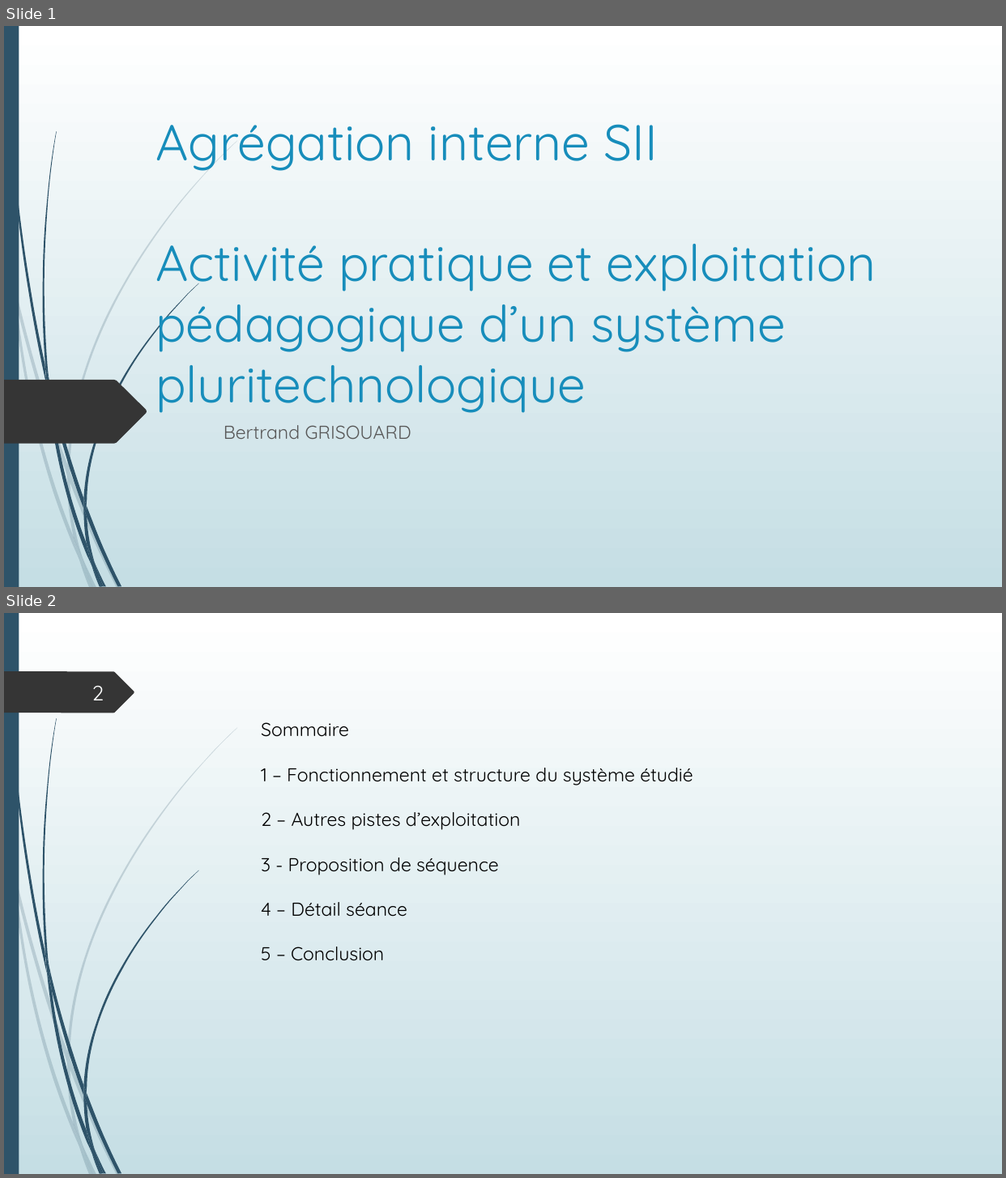
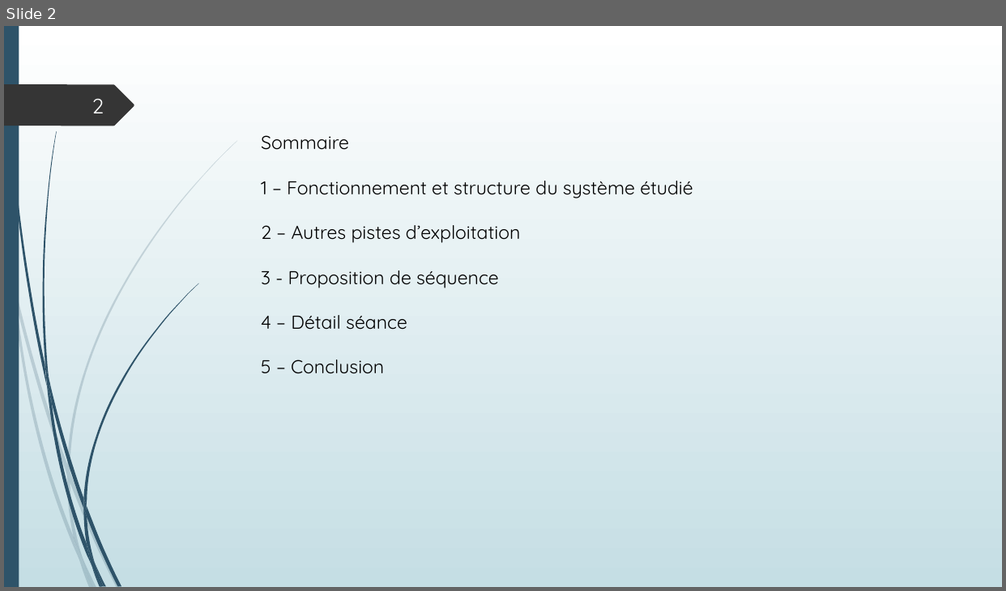
Before and after one commit to SdeuxiModeles/Modeles, a slide deck: N1.pptx. Shown one above the other, each under a label of ours: slides 1 and 2 before the commit, slide 2 after it. The pictures are 1006x1178 and 1006x591 pixels, drawn with LibreOffice and Linux fonts; fonts in the diff are those of the drawing. Boxes give left, top, right and bottom in pixels: in the first picture for what was removed or moved away, otherwise in the second. Text is boxed around its words. In the diff, an @@ line names an element or a change of style, - is before the commit and + after.

```diff
--- a/N1.pptx
+++ b/N1.pptx
@@ slide 1 removed at (x1=4, y1=26, x2=1002, y2=587), background gradient #FFFFFF to #C5DEE5; not listed: 23 template elements that a slide beside it also shows @@
@@ title removed at (x1=155, y1=124, x2=876, y2=413) @@
-Agrégation interne SII
-Activité pratique et exploitation pédagogique d’un système pluritechnologique
@@ freeform shape removed at (x1=4, y1=380, x2=147, y2=444) @@
@@ subtitle removed at (x1=224, y1=425, x2=411, y2=439) @@
-Bertrand GRISOUARD
```
Also in this commit, not shown: 1 slide changed, 3 slides added.
